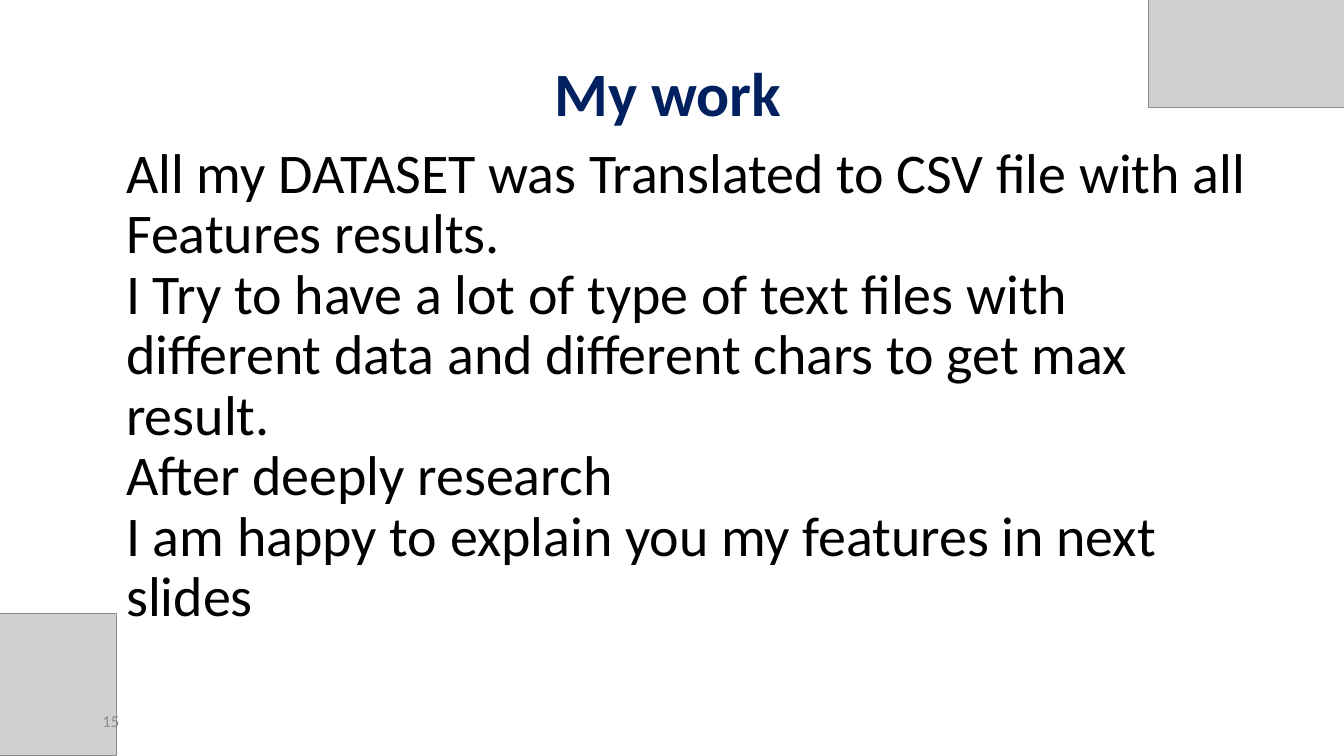
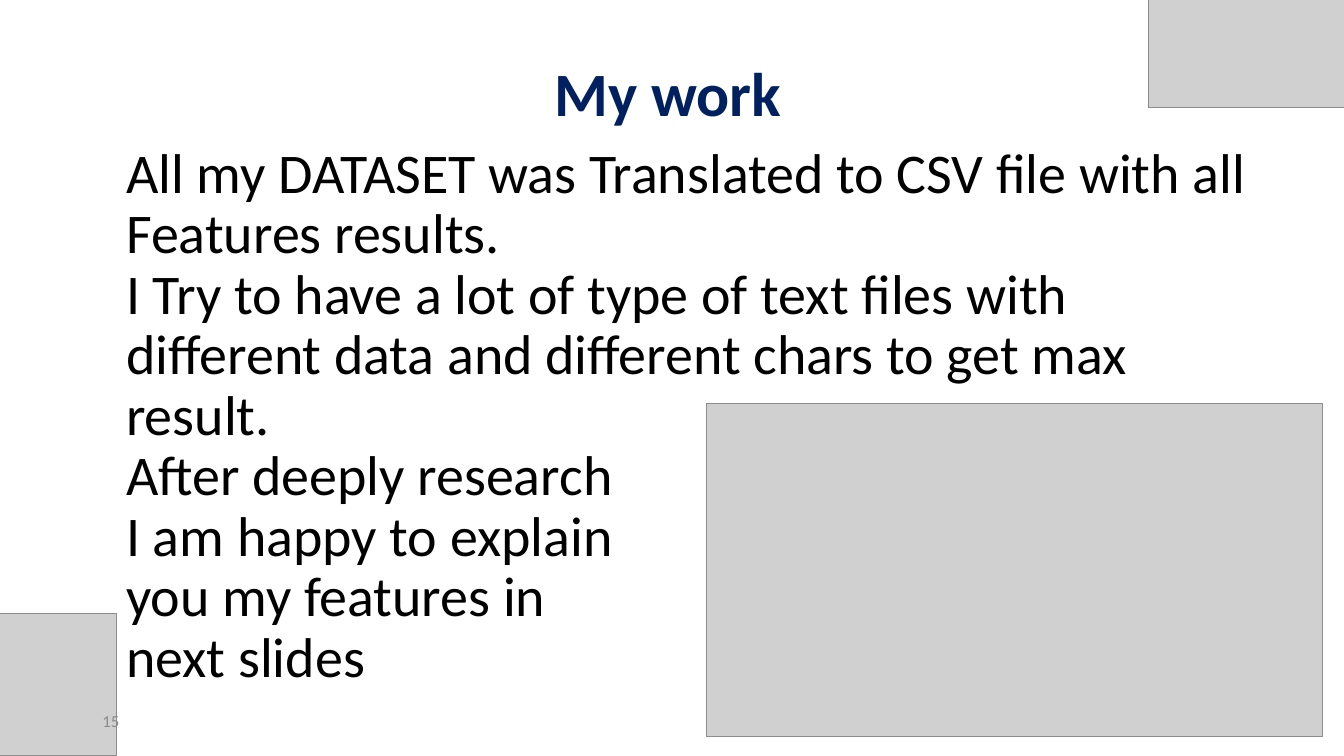
Before and after one commit to orelrahum/Ransomware_Code, a slide deck: slide 15 of Presentation.pptx. Drawn at 1344x756 pixels with LibreOffice and Linux fonts; fonts in the diff are those of the drawing; grey boxes stand for pictures. Boxes give left, top, right and bottom in pixels: in the first picture for what was removed or moved away, otherwise in the second. Text is boxed around its words. In the diff, an @@ line names an element or a change of style, - is before the commit and + after.

```diff
--- a/Presentation.pptx
+++ b/Presentation.pptx
@@ text "All my DATASET was Translated ..." rewrapped from <box>126,154,1245,617</box> to <box>126,154,1245,678</box> @@
@@ picture added at <box>707,403,1323,737</box> @@
```
Also in this commit, not shown: 8 other slides changed, 4 slides added, 1 slide removed, 19 other files.
